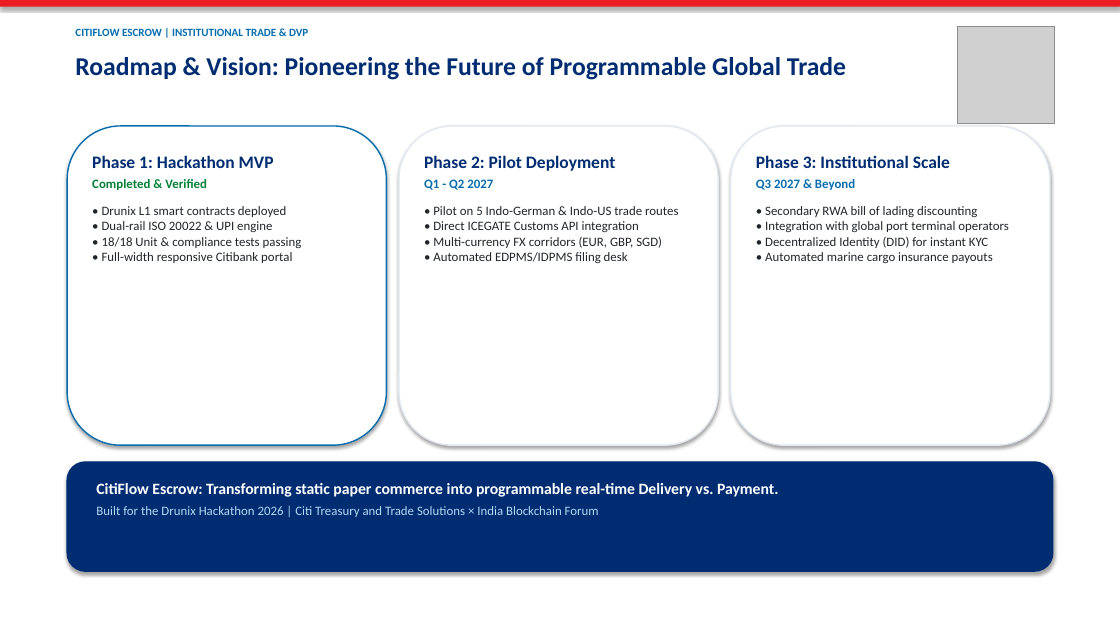
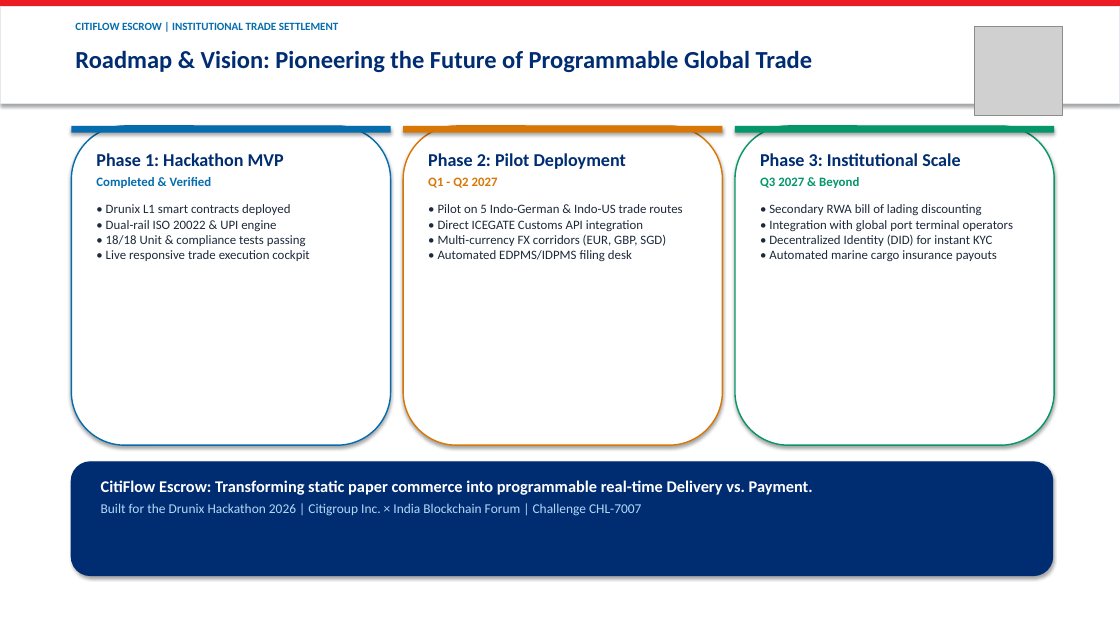
Before and after one commit to utsavv08/Drunix-Remittance-solution, a slide deck: slide 8 of CitiFlow_Escrow_Pitch_Deck.pptx. Drawn at 1120x630 pixels with LibreOffice and Linux fonts; fonts in the diff are those of the drawing; grey boxes stand for pictures. Boxes give left, top, right and bottom in pixels: in the first picture for what was removed or moved away, otherwise in the second. Text is boxed around its words. In the diff, an @@ line names an element or a change of style, - is before the commit and + after.

```diff
--- a/CitiFlow_Escrow_Pitch_Deck.pptx
+++ b/CitiFlow_Escrow_Pitch_Deck.pptx
@@ rectangle added at (x1=0, y1=7, x2=1120, y2=103), fill #FFFFFF, outline #E2E8F0 1 pt @@
@@ text at (x1=75, y1=22, x2=339, y2=30): text changed @@
-CITIFLOW ESCROW | INSTITUTIONAL TRADE & DVP
+CITIFLOW ESCROW | INSTITUTIONAL TRADE SETTLEMENT
@@ picture resized from (x1=958, y1=27, x2=1054, y2=124) to (x1=975, y1=27, x2=1063, y2=115) @@
@@ text "Roadmap & Vision: Pioneering the ..." at (x1=75, y1=50, x2=813, y2=72): size 22 to 21 pt @@
@@ rounded rectangle moved from (x1=67, y1=126, x2=386, y2=445) to (x1=71, y1=126, x2=391, y2=445) @@
@@ rectangle added at (x1=71, y1=126, x2=391, y2=133), fill #056DAE @@
@@ rounded rectangle removed at (x1=399, y1=126, x2=718, y2=445) @@
@@ rounded rectangle moved from (x1=731, y1=126, x2=1050, y2=445) to (x1=403, y1=126, x2=723, y2=445) @@
@@ rounded rectangle at (x1=403, y1=126, x2=723, y2=445): outline #E2E8F0 1.2 pt to #D97706 1.2 pt @@
@@ rectangle added at (x1=403, y1=126, x2=723, y2=133), fill #D97706 @@
@@ text "Phase 2: Pilot Deployment" at (x1=428, y1=153, x2=682, y2=261): size 15 to 15.5 pt in "Phase 2: Pilot Deployment"; text colour #056DAE to #D97706 in "Q1 - Q2 2027"; text colour #212529 to #1E293B in "• Pilot on 5 Indo-German & Indo-US ..." @@
@@ rounded rectangle added at (x1=735, y1=126, x2=1054, y2=445), fill #FFFFFF, outline #059669 1.2 pt @@
@@ rectangle added at (x1=735, y1=126, x2=1054, y2=133), fill #059669 @@
@@ text "Phase 3: Institutional Scale" at (x1=760, y1=153, x2=1013, y2=261): size 15 to 15.5 pt in "Phase 3: Institutional Scale"; text colour #056DAE to #059669 in "Q3 2027 & Beyond"; text colour #212529 to #1E293B in "• Secondary RWA bill of lading discounting ..." @@
@@ text at (x1=96, y1=153, x2=284, y2=188): size 15 to 15.5 pt in "Phase 1: Hackathon MVP"; text colour #018136 to #056DAE in "Completed & Verified" @@
@@ text at (x1=106, y1=204, x2=309, y2=261): text changed; text colour #212529 to #1E293B @@
-• Drunix L1 smart contracts deployed
-• Dual-rail ISO 20022 & UPI engine
-• 18/18 Unit & compliance tests passing
-• Full-width responsive Citibank portal
+• Drunix L1 smart contracts deployed
+• Dual-rail ISO 20022 & UPI engine
+• 18/18 Unit & compliance tests passing
+• Live responsive trade execution cockpit
@@ rounded rectangle resized from (x1=67, y1=462, x2=1053, y2=571) to (x1=71, y1=462, x2=1053, y2=576) @@
@@ text at (x1=101, y1=503, x2=642, y2=516): text changed; size 11 to 11.5 pt @@
-Built for the Drunix Hackathon 2026 | Citi Treasury and Trade Solutions × India Blockchain Forum
+Built for the Drunix Hackathon 2026 | Citigroup Inc. × India Blockchain Forum | Challenge CHL-7007
@@ text at (x1=101, y1=480, x2=813, y2=495): size 13.5 to 14 pt in "CitiFlow Escrow: Transforming static paper commerce into ..." @@
```
Also in this commit, not shown: 7 other slides changed, 2 other files.
